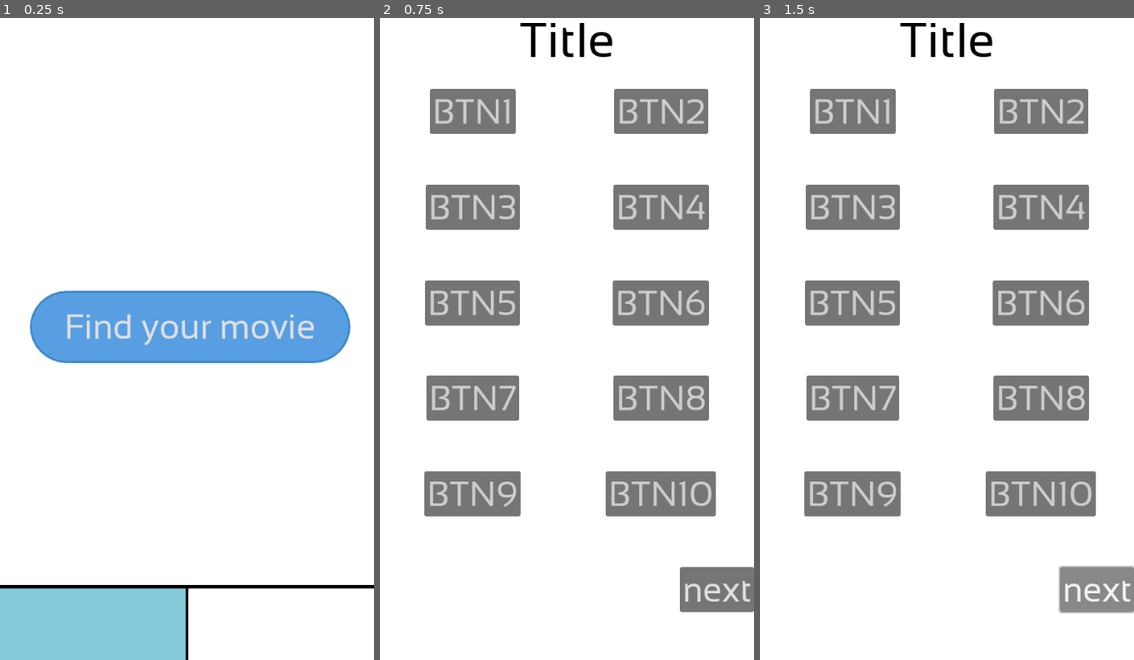
Above: before the commit, frames 1-3 (left to right).
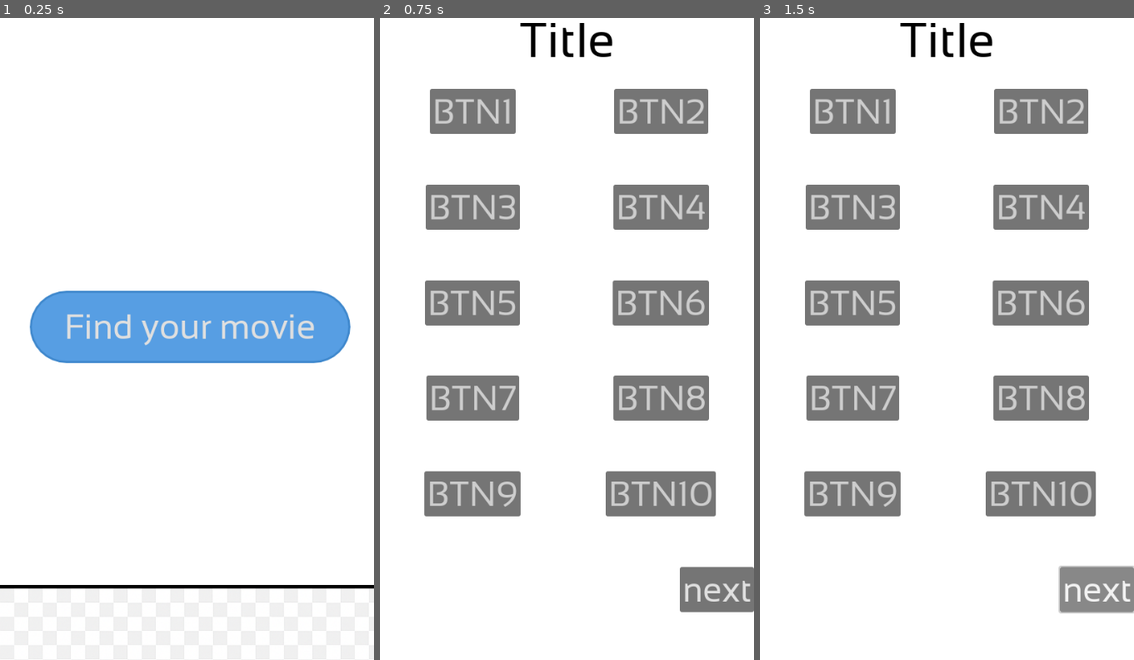
Above: after the commit, the same moments.

Repository: BigPhil2010/movie_found
Game: Godot game, scene res://scenes/menu.tscn
Two runs of this game, one before a commit and one after it. Both use one fixed random seed, a clock stepped at 60 frames per second and the inputs below.
Inputs:
- Up to frame 1 (0.25 s): no input
- Up to frame 2 (0.75 s): click "Find your movie" at 0.5 s
- Up to frame 3 (1.5 s): click "next" at 1.25 s

The runs differ from the first frame. In frame 1, 5.6% of the frame differs, in the area x 0-92%, y 88-100%; in frame 2, nothing differs; in frame 3, nothing differs.

Commit message:
logo bugging

Diff:
--- a/scenes/menu.tscn
+++ b/scenes/menu.tscn
@@ -1,7 +1,8 @@
-[gd_scene load_steps=9 format=3 uid="uid://c651u1dyw3ogq"]
+[gd_scene load_steps=10 format=3 uid="uid://c651u1dyw3ogq"]
 
 [ext_resource type="Script" uid="uid://ciafvv0j64m6l" path="res://scripts/menu.gd" id="1_vjb58"]
 [ext_resource type="FontFile" uid="uid://c2gn1q550ouoi" path="res://recources/Sansation-Regular.ttf" id="2_con2f"]
+[ext_resource type="Texture2D" uid="uid://ca8chhnuuotjp" path="res://recources/images/logo.png" id="3_con2f"]
 
 [sub_resource type="StyleBoxEmpty" id="StyleBoxEmpty_vjb58"]
 
@@ -88,6 +89,7 @@
 layout_mode = 2
 size_flags_horizontal = 3
 theme_override_styles/normal = SubResource("StyleBoxFlat_vjb58")
+icon = ExtResource("3_con2f")
 
 [node name="accountBTN" type="Button" parent="HBoxContainer"]
 layout_mode = 2
